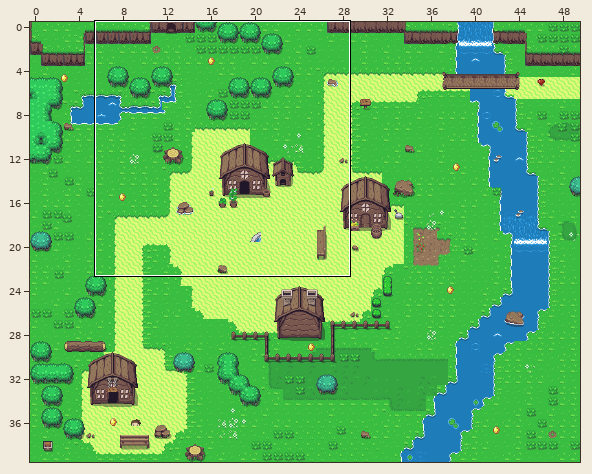
Level history. Tiled map (JSON): assets/tilemap/level1.json. The picture above shows the old version from afar; the outline marks the close-up.
Close-up. Earlier state:
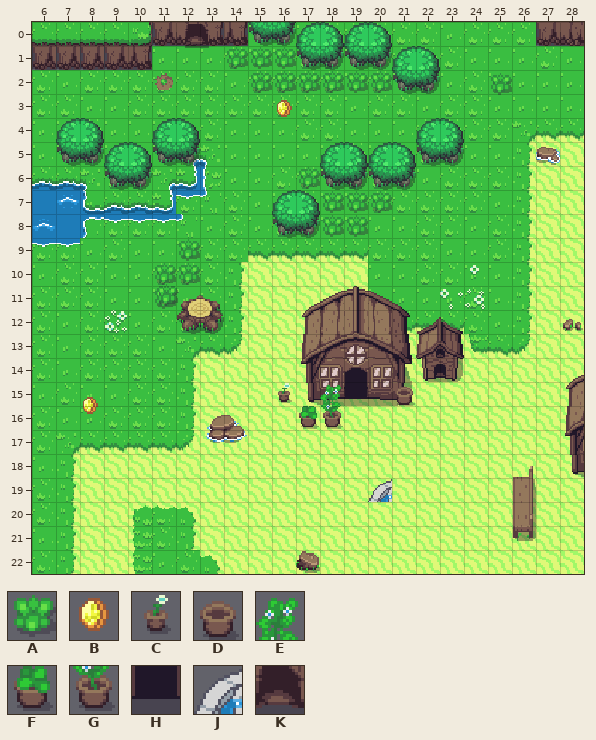
Cells are 16x16 px. Shown: x 6..28, y 0..22. The commit also changed other parts of the map, which this record leaves out.
Key: from "objects": A 2, B 135; from "overworld": C 35, D 37, E 72, F 75, G 112, H 168, J 382, K 487.
_ is an empty cell.
Objects are placed by their top-left corner, in cells (3,4 is the top-left corner of cell 3,4); size is 1x1 cell unless given.
Layers that did not change in this view are not listed.
Layer "details2" before, first column x 6:
 0 _______________________
 1 ________AAA____________
 2 _________AAAAAA________
 3 _______________________
 4 _______________________
 5 _______________________
 6 ___________A___________
 7 ____________AAA________
 8 ____________AA_________
 9 ______A________________
10 _____AA________________
11 _____A_________________
12 _______________________
13 _______________________
14 _______________________
15 __________C_E__D_______
16 ___________FG__________
17 _______________________
18 _______________________
19 _______________________
20 _______________________
21 _______________________
22 _______________________
Objects on layer "objects" before:
K "cave" at 12.4,0.1
A at 25,2.1
B "coin2" at 16,3.1
A at 11.1,10.9
H "house1door" at 19,14.6
B "coin4" at 7.9,15.5
J "fountain" at 20,19
The result:
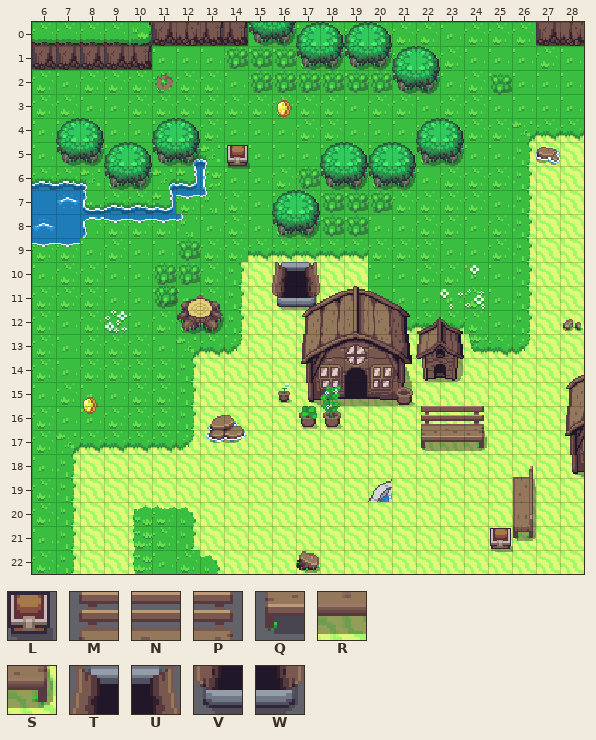
Further tiles: from "objects": L 0; from "overworld": M 188, N 189, P 190, Q 228, R 229, S 230, T 233, U 234, V 273, W 274.
See-through tiles are keyed as they look on the map.
The edit:
Layer "details2":
y 10: x 16..17 __ -> TU
y 11: x 16..17 __ -> VW
y 16: x 22..24 ___ -> MNP
y 17: x 22..24 ___ -> QRS
Layer "objects":
added: L "monster1Spawn" at 14.1,5.1
added: L "grandmaSpawn" at 25.1,21.1
removed: K "cave" at 12.4,0.1
removed: H "house1door" at 19,14.6
Where, in picture pixels (left, top, right, bottom), the same in both close-ups:
removed: (185, 24, 209, 48)
added: (227, 145, 250, 169)
added: (272, 262, 320, 310)
removed: (344, 372, 368, 396)
added: (421, 406, 487, 451)
added: (490, 528, 513, 552)
